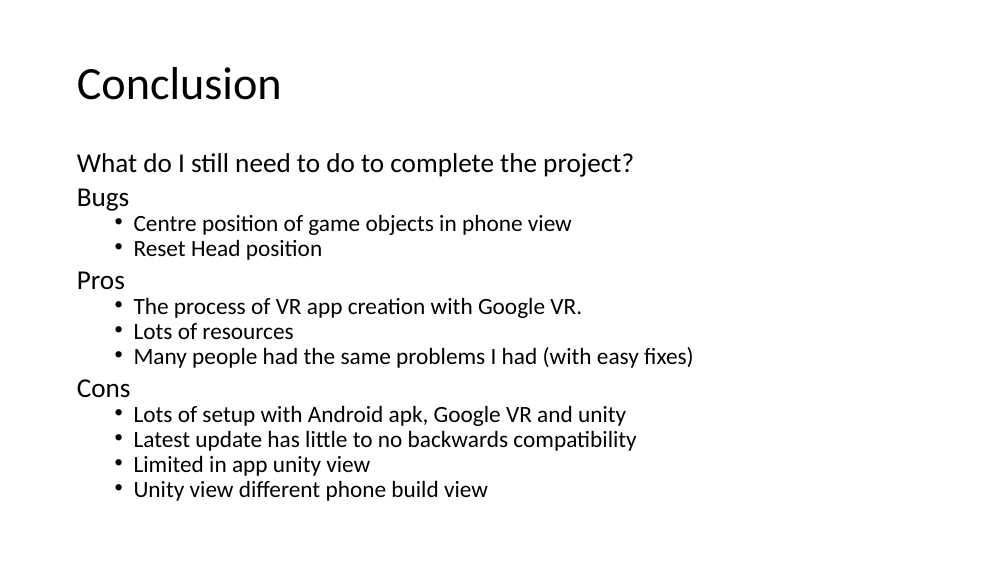
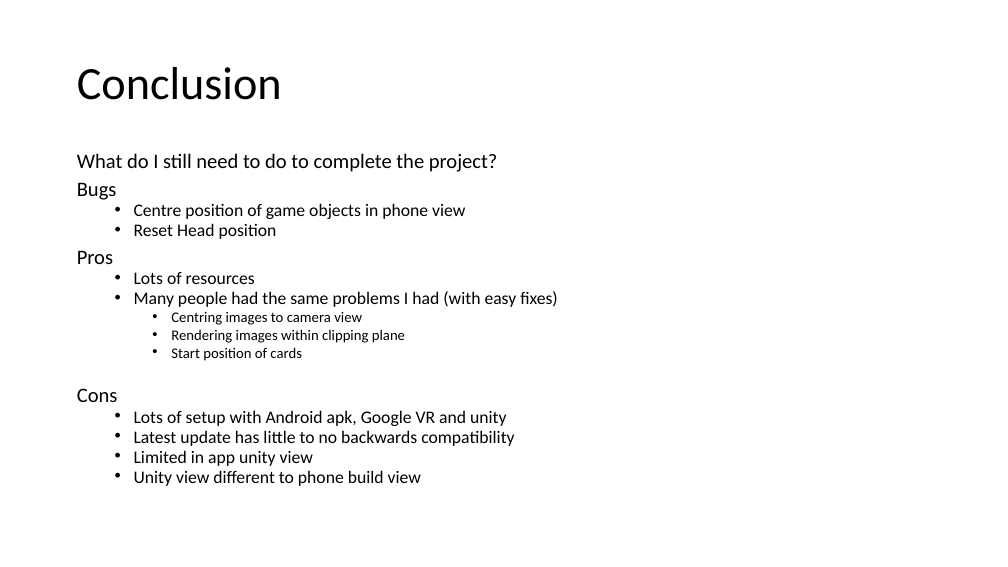
Before and after one commit to kevgleeson78/Gesture-Based-UI-Project, a slide deck: slide 9 of Presentation/New Microsoft PowerPoint Presentation.pptx. Drawn at 1008x567 pixels with LibreOffice and Linux fonts; fonts in the diff are those of the drawing. Boxes give left, top, right and bottom in pixels: in the first picture for what was removed or moved away, otherwise in the second. Text is boxed around its words. In the diff, an @@ line names an element or a change of style, - is before the commit and + after.

```diff
--- a/Presentation/New Microsoft PowerPoint Presentation.pptx
+++ b/Presentation/New Microsoft PowerPoint Presentation.pptx
@@ text at [77,153,558,466]: size 25.9 to 19.6 pt in "What do I still need to do ...", "Bugs", "Pros", "Cons"; size 22.2 to 16.8 pt in "Centre position of game objects in phone ...", "Reset Head position", "Lots of resources", "Many people had the same problems I ..." and 3 more places @@
@@ text at [134,297,582,318]: paragraph removed @@
-  • The process of VR app creation with Google VR.
@@ text at [171,312,405,361]: paragraphs added @@
+    • Centring images to camera view
+    • Rendering images within clipping plane
+    • Start position of cards
@@ text at [134,470,421,486]: text changed; size 22.2 to 16.8 pt @@
-  • Unity view different phone build view
+  • Unity view different to phone build view
```
Also in this commit, not shown: 4 other slides changed, 2 other files.
